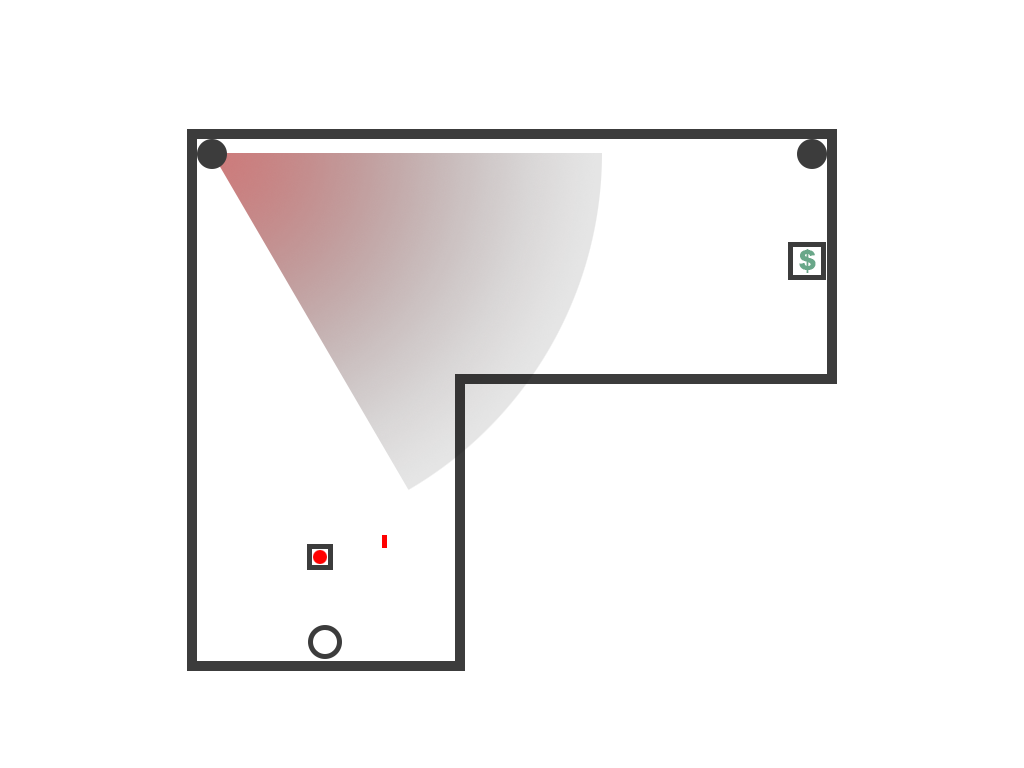
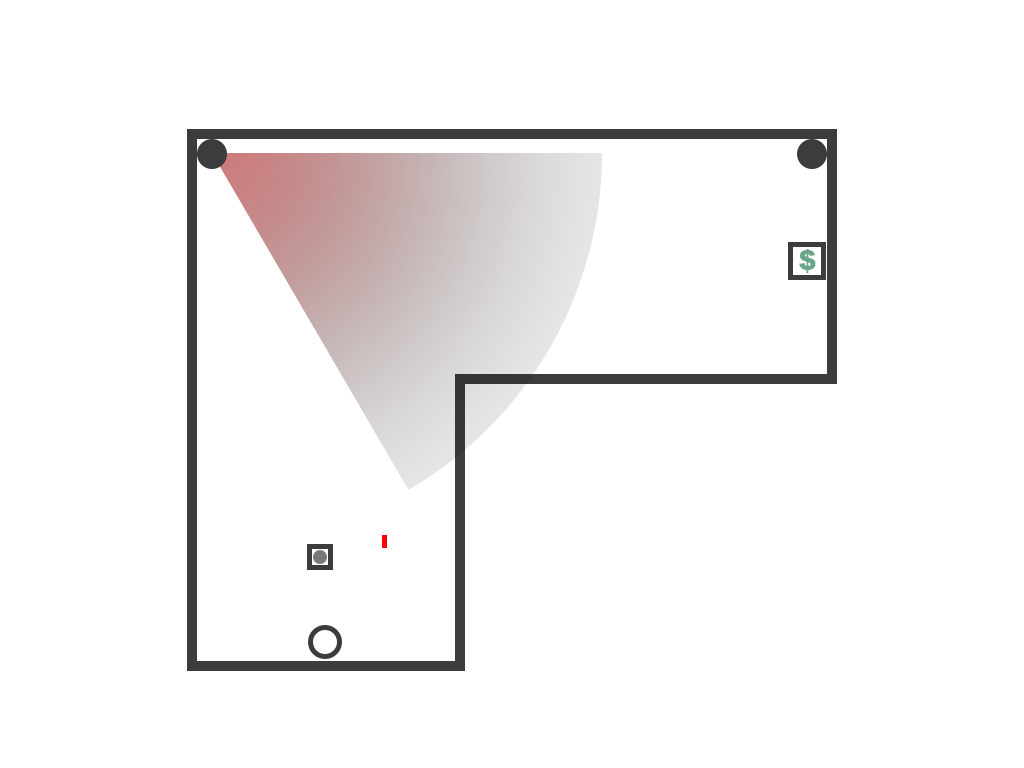
Before/after of a 1024×768 layered artwork. What changed in the layer stack:
added layer "Layer 4" in group "Switch" over [313, 550, 327, 564]
hid "Layer 3" over [313, 550, 327, 564]
